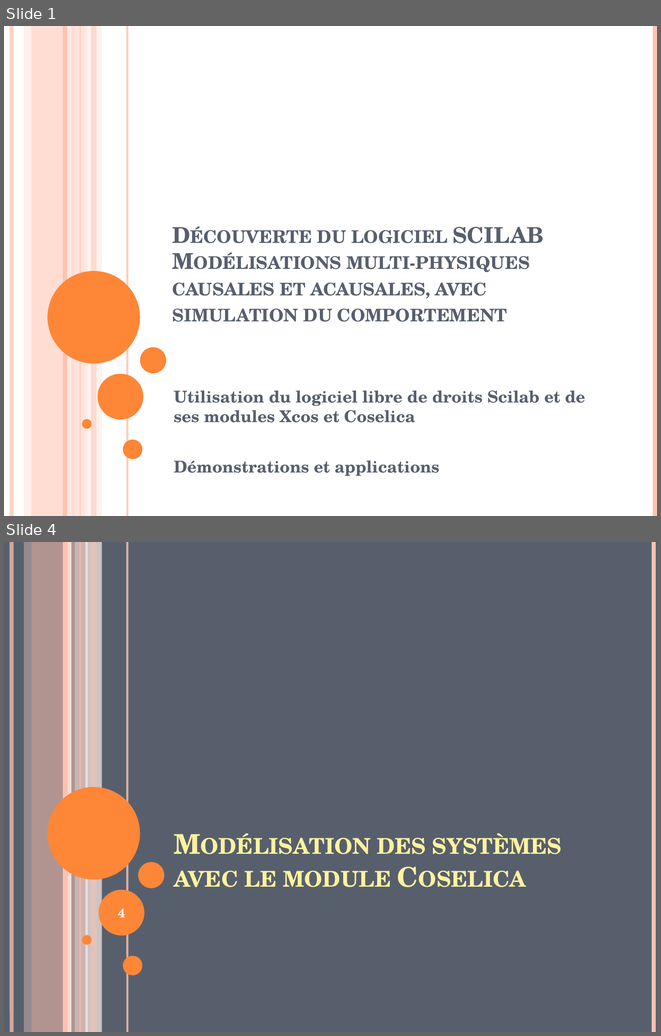
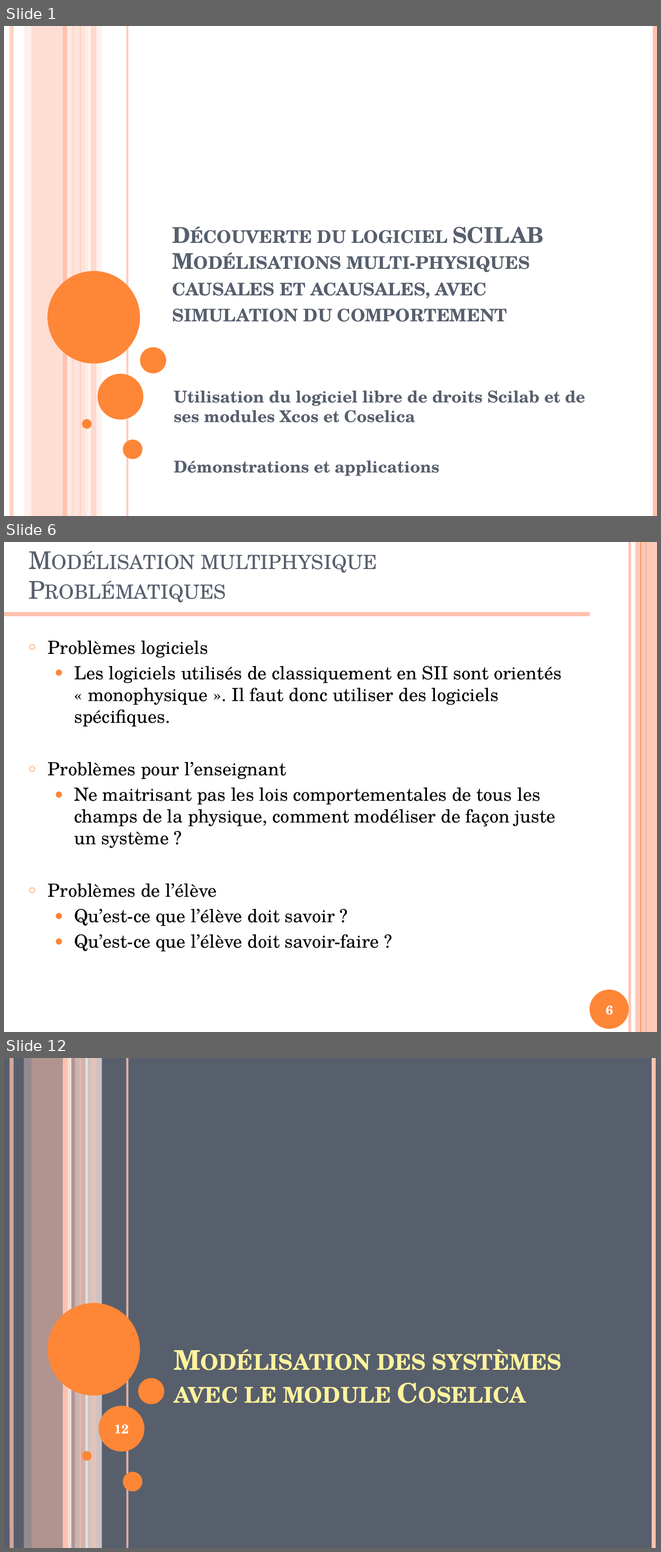
Before and after one commit to xpessoles/Formations, a slide deck: ModelisationMultiphysique/ModelisationMultiphysique.pptx. Shown one above the other, each under a label of ours: slides 1 and 4 before the commit, slides 1, 6 and 12 after it; the slides between them are not shown. The pictures are 661x1036 and 661x1552 pixels, drawn with LibreOffice and Linux fonts; fonts in the diff are those of the drawing. Boxes give left, top, right and bottom in pixels: in the first picture for what was removed or moved away, otherwise in the second. Text is boxed around its words. In the diff, an @@ line names an element or a change of style, - is before the commit and + after.

```diff
--- a/ModelisationMultiphysique/ModelisationMultiphysique.pptx
+++ b/ModelisationMultiphysique/ModelisationMultiphysique.pptx
@@ slide 6 added at [4,542,657,1032], background #FFFFFF @@
@@ title added at [201,555,377,573], 27 pt, text #575F6D, small capitals @@
+Modélisation multiphysique
+Problématiques
@@ line added from (629, 542) to (629, 1032), #FEC3AE 3 pt @@
@@ rectangle added at [635,542,657,1032], fill #FEC3AE at 87% opacity @@
@@ line added from (641, 542) to (641, 1032), #FE8637 0.75 pt @@
@@ line added from (646, 542) to (646, 1032), #FE8637 1.5 pt @@
@@ line added from (4, 614) to (590, 614), #FEC3AE 4.5 pt @@
@@ text added at [48,640,562,951], 20 pt, text #000000 @@
+○ Problèmes logiciels
+  ● Les logiciels utilisés de classiquement en SII sont orientés « monophysique ». Il faut donc utiliser des logiciels spécifiques.
+○ Problèmes pour l’enseignant
+  ● Ne maitrisant pas les lois comportementales de tous les champs de la physique, comment modéliser de façon juste un système ?
+○ Problèmes de l’élève
+  ● Qu’est-ce que l’élève doit savoir ?
+  ● Qu’est-ce que l’élève doit savoir-faire ?
@@ ellipse added at [590,989,629,1029], fill #FE8637 @@
@@ page number added at [606,1005,613,1015], 14 pt, text #FFFFFF, bold @@
+6
@@ what was slide 4 is now slide 12 @@
@@ page number at [114,1424,129,1433]: text changed @@
-4
+12
```
Also in this commit, not shown: 3 slides changed, 9 other slides added, 1 slide removed, 1 other file.
